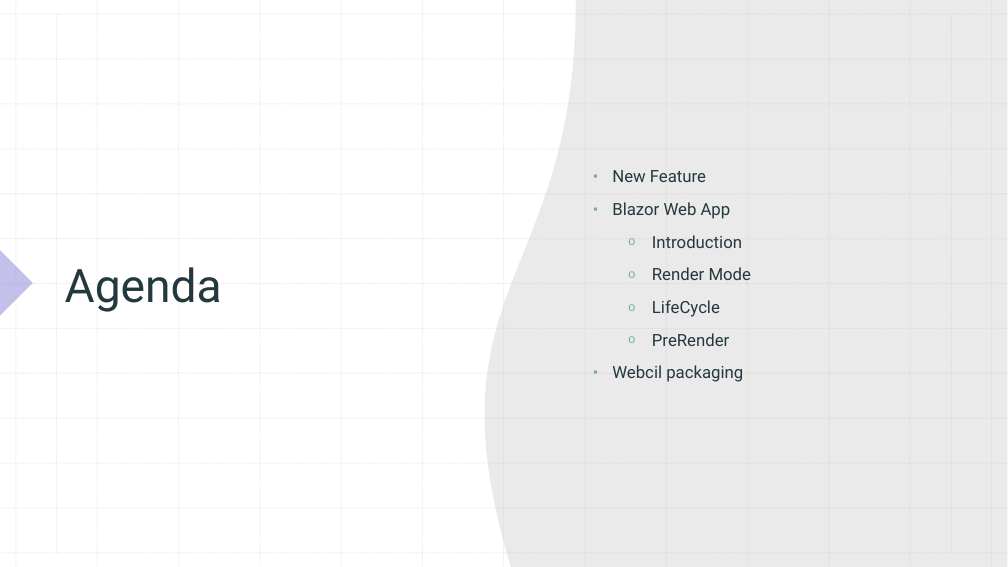
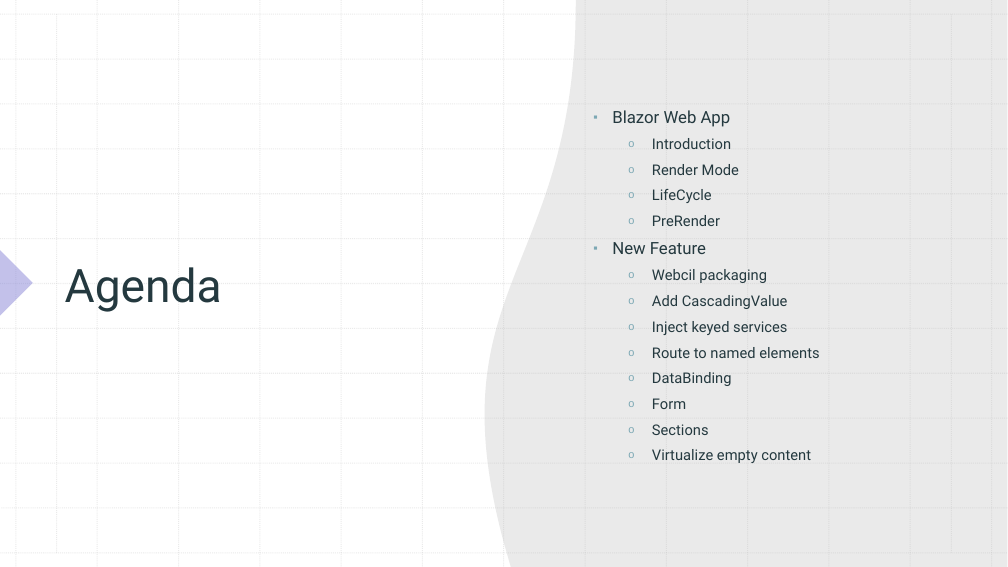
Before and after one commit to xccu/NetCore-Demo, a slide deck: slide 2 of Blazor in .net 8.pptx. Drawn at 1008x567 pixels with LibreOffice and Linux fonts; fonts in the diff are those of the drawing. Boxes give left, top, right and bottom in pixels: in the first picture for what was removed or moved away, otherwise in the second. Text is boxed around its words. In the diff, an @@ line names an element or a change of style, - is before the commit and + after.

```diff
--- a/Blazor in .net 8.pptx
+++ b/Blazor in .net 8.pptx
@@ text at box(612, 110, 767, 283): size 16 to 14 pt in "Introduction", "Render Mode", "LifeCycle", "PreRender" and 1 more places; less space between paragraphs; bullet ▪ to o @@
@@ text at box(612, 170, 706, 182): paragraph removed @@
-▪ New Feature
@@ text at box(612, 242, 706, 254): paragraph added @@
+▪ New Feature
@@ text at box(652, 295, 819, 463): paragraphs added @@
+o Add CascadingValue
+o Inject keyed services
+o Route to named elements
+o DataBinding
+o Form
+o Sections
+o Virtualize empty content
```
Also in this commit, not shown: 11 other slides changed, 2 slides added, 2 slides removed, 24 other files.
